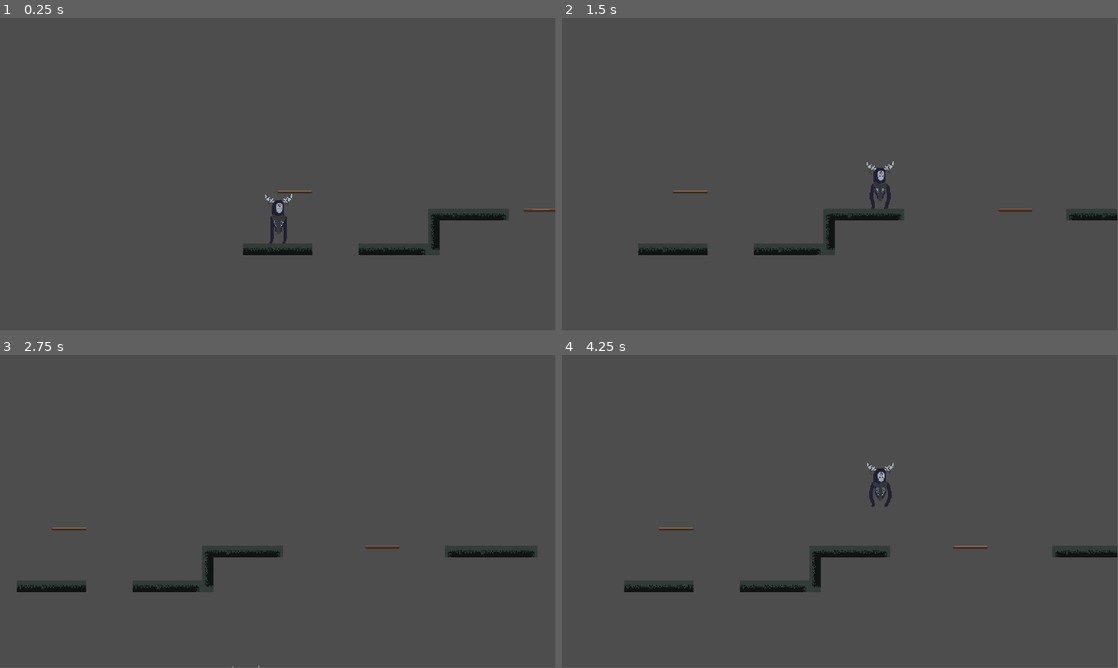
Above: before the commit, frames 1-4 (two rows, left to right).
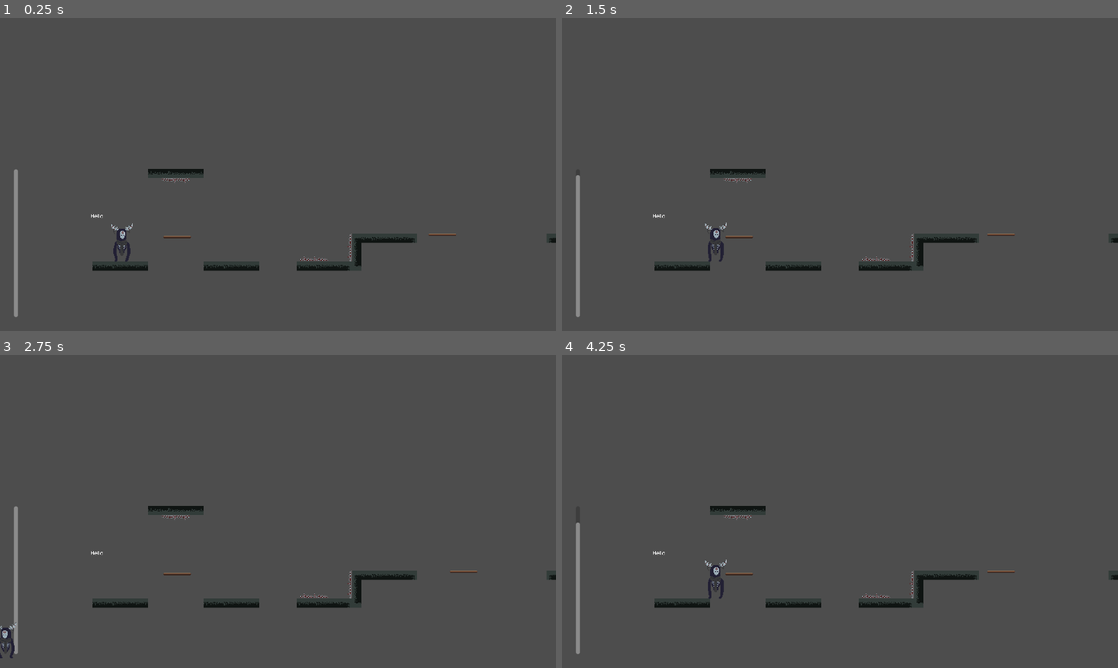
Above: after the commit, the same moments.

Repository: MikeG7v1/Lone-Ghost
Game: Godot game, scene res://scenes/game.tscn
Same seed, same stepped clock (60 frames per second), same inputs: the game is played once before the commit and once after it.
Inputs:
- Up to frame 1 (0.25 s): no input
- Up to frame 2 (1.5 s): tap Enter (ui_accept) at 0.5, 0.6 s; hold E (floating, bound only after the commit) 0.53-1.28 s; hold Right (ui_right) from 0.53 s (still down); tap Space (jump, bound only after the commit) at 0.77, 1.07 s; tap E (floating, bound only after the commit) at 1.35 s
- Up to frame 3 (2.75 s): tap Space (jump, bound only after the commit) at 1.52, 1.55, 1.82, 2.1 s; release Right (ui_right) at 2.03 s; hold Left (ui_left) from 2.03 s (still down); tap Enter (ui_accept) at 2.3 s
- Up to frame 4 (4.25 s): release Left (ui_left) at 2.78 s; hold Right (ui_right) from 2.78 s (still down); tap Enter (ui_accept) at 2.85 s; tap Space (jump, bound only after the commit) at 3.02, 3.32, 3.77, 3.8, 4.07 s; tap E (floating, bound only after the commit) at 3.05 s; hold E (floating, bound only after the commit) from 3.53 s (still down)
In our replay, the window is 799x449 before the commit and 800x450 after it. These sizes can differ from the game's own. Grey fills any space a smaller window leaves; there, only what the larger window draws over its background counts as a difference.

The runs differ from the first frame. In frame 1, 4.4% of the frame differs, in the area x 2-100%, y 48-96%; in frame 2, 4.7%; in frame 3, 4.7%; in frame 4, 4.8%, in the area x 2-100%, y 34-96%.

Commit message:
Stamina_bar

Diff:
--- a/test-level-d/project.godot
+++ b/test-level-d/project.godot
@@ -15,6 +15,37 @@
 config/features=PackedStringArray("4.6", "GL Compatibility")
 config/icon="res://icon.svg"
 
+[display]
+
+window/size/viewport_width=1920
+window/size/viewport_height=1080
+window/stretch/mode="viewport"
+
+[input]
+
+jump={
+"deadzone": 0.2,
+"events": [Object(InputEventKey,"resource_local_to_scene":false,"resource_name":"","device":-1,"window_id":0,"alt_pressed":false,"shift_pressed":false,"ctrl_pressed":false,"meta_pressed":false,"pressed":false,"keycode":0,"physical_keycode":32,"key_label":0,"unicode":32,"location":0,"echo":false,"script":null)
+]
+}
+move_left={
+"deadzone": 0.2,
+"events": [Object(InputEventKey,"resource_local_to_scene":false,"resource_name":"","device":-1,"window_id":0,"alt_pressed":false,"shift_pressed":false,"ctrl_pressed":false,"meta_pressed":false,"pressed":false,"keycode":0,"physical_keycode":4194319,"key_label":0,"unicode":0,"location":0,"echo":false,"script":null)
+, Object(InputEventKey,"resource_local_to_scene":false,"resource_name":"","device":-1,"window_id":0,"alt_pressed":false,"shift_pressed":false,"ctrl_pressed":false,"meta_pressed":false,"pressed":false,"keycode":0,"physical_keycode":65,"key_label":0,"unicode":97,"location":0,"echo":false,"script":null)
+]
+}
+move_right={
+"deadzone": 0.2,
+"events": [Object(InputEventKey,"resource_local_to_scene":false,"resource_name":"","device":-1,"window_id":0,"alt_pressed":false,"shift_pressed":false,"ctrl_pressed":false,"meta_pressed":false,"pressed":false,"keycode":0,"physical_keycode":4194321,"key_label":0,"unicode":0,"location":0,"echo":false,"script":null)
+, Object(InputEventKey,"resource_local_to_scene":false,"resource_name":"","device":-1,"window_id":0,"alt_pressed":false,"shift_pressed":false,"ctrl_pressed":false,"meta_pressed":false,"pressed":false,"keycode":0,"physical_keycode":68,"key_label":0,"unicode":100,"location":0,"echo":false,"script":null)
+]
+}
+floating={
+"deadzone": 0.2,
+"events": [Object(InputEventKey,"resource_local_to_scene":false,"resource_name":"","device":-1,"window_id":0,"alt_pressed":false,"shift_pressed":false,"ctrl_pressed":false,"meta_pressed":false,"pressed":false,"keycode":0,"physical_keycode":69,"key_label":0,"unicode":101,"location":0,"echo":false,"script":null)
+]
+}
+
 [physics]
 
 3d/physics_engine="Jolt Physics"
--- a/test-level-d/scenes/game.tscn
+++ b/test-level-d/scenes/game.tscn
@@ -4,6 +4,9 @@
 [ext_resource type="Texture2D" uid="uid://dr4n1fscmngqf" path="res://assets/BASE_TILESET_PROTOTYPE.png" id="2_yqjtg"]
 [ext_resource type="PackedScene" uid="uid://bgexhiy3ean1b" path="res://scenes/platform.tscn" id="3_lnu2h"]
 [ext_resource type="PackedScene" uid="uid://d1loa63s7wfpd" path="res://scenes/killzone.tscn" id="4_lbhrr"]
+[ext_resource type="PackedScene" uid="uid://u33e4yi4cxhv" path="res://scenes/spikes.tscn" id="5_iywne"]
+[ext_resource type="FontFile" uid="uid://dd04oddx2ajab" path="res://fonts/fs-pixel-sans-unicode-regular/fs-pixel-sans-unicode-regular.ttf" id="6_p57ef"]
+[ext_resource type="PackedScene" uid="uid://c4wrg1htxtc5k" path="res://scenes/stamina_bar.tscn" id="7_u5sy4"]
 
 [sub_resource type="TileSetAtlasSource" id="TileSetAtlasSource_lnu2h"]
 texture = ExtResource("2_yqjtg")
@@ -64,8 +67,6 @@
 physics_layer_0/collision_layer = 1
 sources/0 = SubResource("TileSetAtlasSource_lnu2h")
 
-[sub_resource type="WorldBoundaryShape2D" id="WorldBoundaryShape2D_iywne"]
-
 [sub_resource type="Animation" id="Animation_lnu2h"]
 length = 0.001
 tracks/0/type = "value"
@@ -104,31 +105,29 @@
 &"platform_move": SubResource("Animation_lbhrr")
 }
 
+[sub_resource type="WorldBoundaryShape2D" id="WorldBoundaryShape2D_iywne"]
+
 [node name="GAME" type="Node2D" unique_id=1276797305]
 
 [node name="CharacterBody2D" parent="." unique_id=1412817601 instance=ExtResource("1_uwrxv")]
+position = Vector2(-191, -6)
 collision_layer = 2
 
 [node name="Camera2D" type="Camera2D" parent="CharacterBody2D" unique_id=591474126]
-zoom = Vector2(1.5, 1.5)
+zoom = Vector2(2, 2)
+limit_left = -400
 limit_bottom = 120
 position_smoothing_enabled = true
 
 [node name="TileMap" type="TileMap" parent="." unique_id=1341381968]
 tile_set = SubResource("TileSet_lbhrr")
 format = 2
-layer_0/tile_data = PackedInt32Array(65533, 65536, 6, 65534, …(459 unchanged characters)… , -196568, 393216, 6, -196567, 393216, 3)
-
-[node name="KILLZONE" parent="." unique_id=1037070978 instance=ExtResource("4_lbhrr")]
-position = Vector2(0, 141)
-
-[node name="CollisionShape2D" type="CollisionShape2D" parent="KILLZONE" unique_id=1731224711]
-shape = SubResource("WorldBoundaryShape2D_iywne")
+layer_0/tile_data = PackedInt32Array(65533, 65536, 6, 65534, …(459 unchanged characters)… , -196568, 393216, 6, -196567, 393216, 3, 65521, 65536, 6, 65522, 131072, 6, 65523, 196608, 6, 65524, 262144, 6, 65525, 327680, 6, 65526, 393216, 6, -589833, 65536, 7, -589832, 131072, 7, -589831, 196608, 7, -589830, 262144, 7, -589829, 327680, 7, -589828, 393216, 7)
 
 [node name="PLATFORMS" type="Node" parent="." unique_id=574065128]
 
 [node name="PLATFORM1" parent="PLATFORMS" unique_id=1773776870 instance=ExtResource("3_lnu2h")]
-position = Vector2(24, -71)
+position = Vector2(-94, -42)
 
 [node name="PLATFORM2" parent="PLATFORMS" unique_id=1904405885 instance=ExtResource("3_lnu2h")]
 position = Vector2(345, -46)
@@ -136,3 +135,41 @@
 [node name="AnimationPlayer" type="AnimationPlayer" parent="PLATFORMS/PLATFORM2" unique_id=1490114105]
 libraries/ = SubResource("AnimationLibrary_iywne")
 autoplay = &"platform_move"
+
+[node name="DANGERS" type="Node" parent="." unique_id=1100325828]
+
+[node name="SPIKES" parent="DANGERS" unique_id=1922562780 instance=ExtResource("5_iywne")]
+position = Vector2(142, -4)
+
+[node name="SPIKES3" parent="DANGERS" unique_id=1848811227 instance=ExtResource("5_iywne")]
+position = Vector2(-97, -140)
+rotation = 3.1415927
+
+[node name="SPIKES2" parent="DANGERS" unique_id=79028354 instance=ExtResource("5_iywne")]
+position = Vector2(204, -24)
+rotation = -1.5707964
+
+[node name="WORLD_BOUNDARY" parent="DANGERS" unique_id=1037070978 instance=ExtResource("4_lbhrr")]
+position = Vector2(0, 141)
+
+[node name="CollisionShape2D" type="CollisionShape2D" parent="DANGERS/WORLD_BOUNDARY" unique_id=1731224711]
+shape = SubResource("WorldBoundaryShape2D_iywne")
+
+[node name="TEXT" type="Node" parent="." unique_id=7850815]
+
+[node name="Label" type="Label" parent="TEXT" unique_id=406659733]
+offset_left = -243.0
+offset_top = -88.0
+offset_right = -210.0
+offset_bottom = -63.0
+theme_override_fonts/font = ExtResource("6_p57ef")
+theme_override_font_sizes/font_size = 16
+text = "Hello"
+
+[node name="ProgressBar" parent="." unique_id=1711395366 instance=ExtResource("7_u5sy4")]
+
+[node name="Timer2" type="Timer" parent="ProgressBar" unique_id=1404882650]
+wait_time = 0.6
+one_shot = true
+
+[connection signal="timeout" from="ProgressBar/Timer2" to="ProgressBar" method="_on_timer_2_timeout"]
--- a/test-level-d/scenes/killzone.tscn
+++ b/test-level-d/scenes/killzone.tscn
@@ -7,7 +7,7 @@
 script = ExtResource("1_xlapc")
 
 [node name="Timer" type="Timer" parent="." unique_id=2062302294]
-wait_time = 0.5
+wait_time = 0.001
 one_shot = true
 
 [connection signal="body_entered" from="." to="." method="_on_body_entered"]
--- a/test-level-d/scenes/player.tscn
+++ b/test-level-d/scenes/player.tscn
@@ -101,8 +101,18 @@
 "texture": SubResource("AtlasTexture_qhqgy")
 }],
 "loop": true,
-"name": &"default",
+"name": &"idle",
 "speed": 12.0
+}, {
+"frames": [],
+"loop": true,
+"name": &"jump",
+"speed": 5.0
+}, {
+"frames": [],
+"loop": true,
+"name": &"walk",
+"speed": 5.0
 }]
 
 [sub_resource type="RectangleShape2D" id="RectangleShape2D_jej6c"]
@@ -115,9 +125,8 @@
 [node name="AnimatedSprite2D" type="AnimatedSprite2D" parent="." unique_id=859038152]
 position = Vector2(1, -34)
 sprite_frames = SubResource("SpriteFrames_3v2ag")
-autoplay = "default"
-frame = 15
-frame_progress = 0.76883453
+animation = &"idle"
+autoplay = "idle"
 
 [node name="CollisionShape2D" type="CollisionShape2D" parent="." unique_id=2035733620]
 position = Vector2(1.5, -32.125)
--- /dev/null
+++ b/test-level-d/scenes/spikes.tscn
@@ -0,0 +1,20 @@
+[gd_scene format=3 uid="uid://u33e4yi4cxhv"]
+
+[ext_resource type="Texture2D" uid="uid://dr4n1fscmngqf" path="res://assets/BASE_TILESET_PROTOTYPE.png" id="1_xbcdo"]
+[ext_resource type="PackedScene" uid="uid://d1loa63s7wfpd" path="res://scenes/killzone.tscn" id="2_bflj7"]
+
+[sub_resource type="RectangleShape2D" id="RectangleShape2D_kd5gq"]
+size = Vector2(48, 6)
+
+[node name="SPIKES" type="Node2D" unique_id=1922562780]
+
+[node name="Sprite2D" type="Sprite2D" parent="." unique_id=883012828]
+texture = ExtResource("1_xbcdo")
+region_enabled = true
+region_rect = Rect2(64, 23, 48, 9)
+
+[node name="KILLZONE" parent="." unique_id=1037070978 instance=ExtResource("2_bflj7")]
+
+[node name="CollisionShape2D" type="CollisionShape2D" parent="KILLZONE" unique_id=57450070]
+position = Vector2(0, 1)
+shape = SubResource("RectangleShape2D_kd5gq")
--- /dev/null
+++ b/test-level-d/scenes/stamina_bar.gd
@@ -0,0 +1,26 @@
+extends ProgressBar
+
+@export var stamina_drain_rate := 60
+@export var stamina_regen_rate := 100
+@export var exhausted := false
+@export var can_regen := true
+
+
+func _process(delta):
+
+	if Input.is_action_pressed("floating") and value >0 and not exhausted:
+		value -= stamina_drain_rate * delta
+
+		can_regen = false
+		$Timer2.start()
+
+	elif can_regen:
+			value += stamina_regen_rate * delta
+
+
+	value = clamp(value, 1 , max_value)
+
+
+func _on_timer_2_timeout() -> void:
+	if not Input.is_action_pressed("floating"):
+		can_regen = true
--- /dev/null
+++ b/test-level-d/scenes/stamina_bar.tscn
@@ -0,0 +1,13 @@
+[gd_scene format=3 uid="uid://c4wrg1htxtc5k"]
+
+[ext_resource type="Script" uid="uid://deq6ponnw23x3" path="res://scenes/stamina_bar.gd" id="1_lcti6"]
+
+[node name="STAMINA_BAR" type="ProgressBar" unique_id=1711395366]
+offset_left = -376.0
+offset_top = -159.0
+offset_right = -369.0
+offset_bottom = 96.0
+value = 100.0
+fill_mode = 3
+show_percentage = false
+script = ExtResource("1_lcti6")
--- a/test-level-d/scripts/player.gd
+++ b/test-level-d/scripts/player.gd
@@ -4,6 +4,7 @@
 const SPEED = 300.0
 const JUMP_VELOCITY = -400.0
 
+@onready var animated_sprite: AnimatedSprite2D = $AnimatedSprite2D
 
 func _physics_process(delta: float) -> void:
 	# Add the gravity.
@@ -11,12 +12,22 @@
 		velocity += get_gravity() * delta
 
 	# Handle jump.
-	if Input.is_action_just_pressed("ui_accept") and is_on_floor():
+	if Input.is_action_just_pressed("jump") and is_on_floor():
 		velocity.y = JUMP_VELOCITY
 
-	# Get the input direction and handle the movement/deceleration.
-	# As good practice, you should replace UI actions with custom gameplay actions.
-	var direction := Input.get_axis("ui_left", "ui_right")
+	# Float mechanic
+
+
+	# Get the input direction: -1, 0, 1.
+	var direction := Input.get_axis("move_left", "move_right")
+
+	#Flip the sprite
+	if direction > 0:
+		animated_sprite.flip_h = false
+	elif direction < 0:
+		animated_sprite.flip_h = true
+
+	#Apply movement
 	if direction:
 		velocity.x = direction * SPEED
 	else:
Binary file added: test-level-d/fonts/fs-pixel-sans-unicode-regular/fs-pixel-sans-unicode-regular.ttf
Not shown, added: test-level-d/fonts/fs-pixel-sans-unicode-regular/fs-pixel-sans-unicode-regular.ttf.import
Not shown, added: test-level-d/fonts/fs-pixel-sans-unicode-regular/license.txt
Not shown, added: test-level-d/fonts/fs-pixel-sans-unicode-regular/readme.txt
Not shown, added: test-level-d/scenes/stamina_bar.gd.uid
Not shown, added: test-level-d/fonts/fs-pixel-sans-unicode-regular.zip
